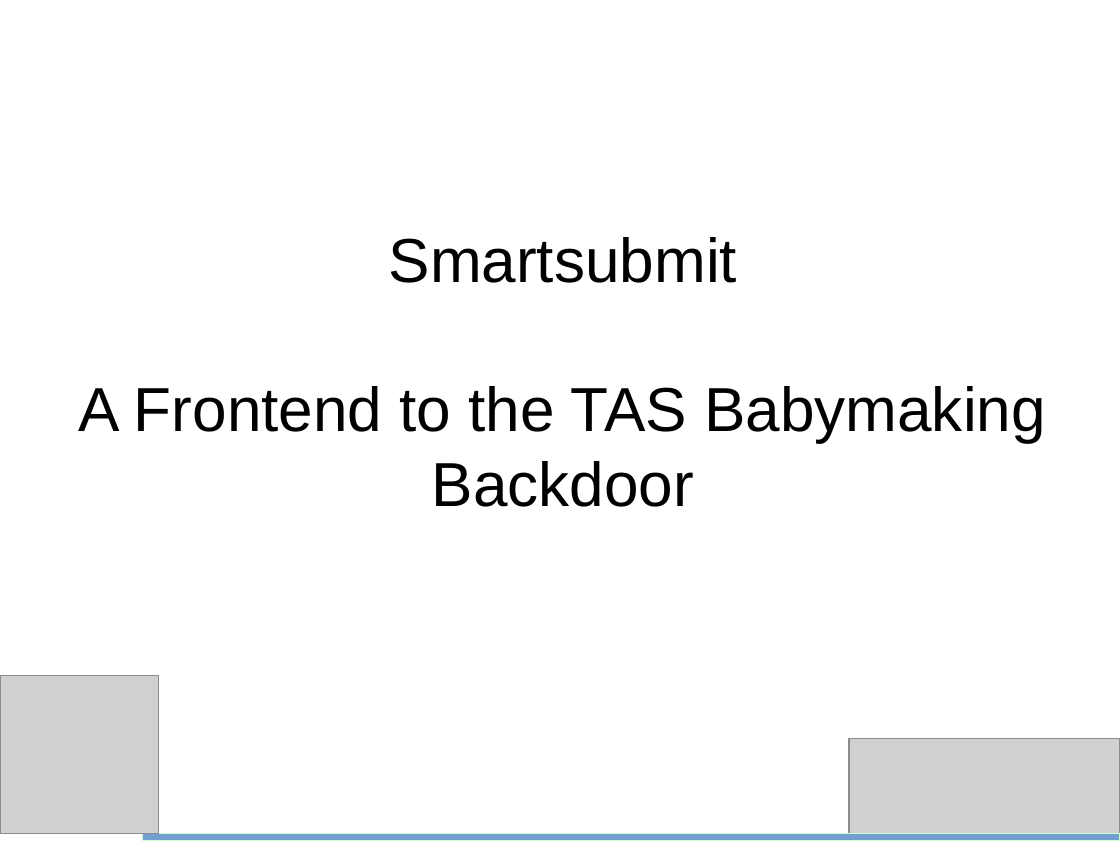
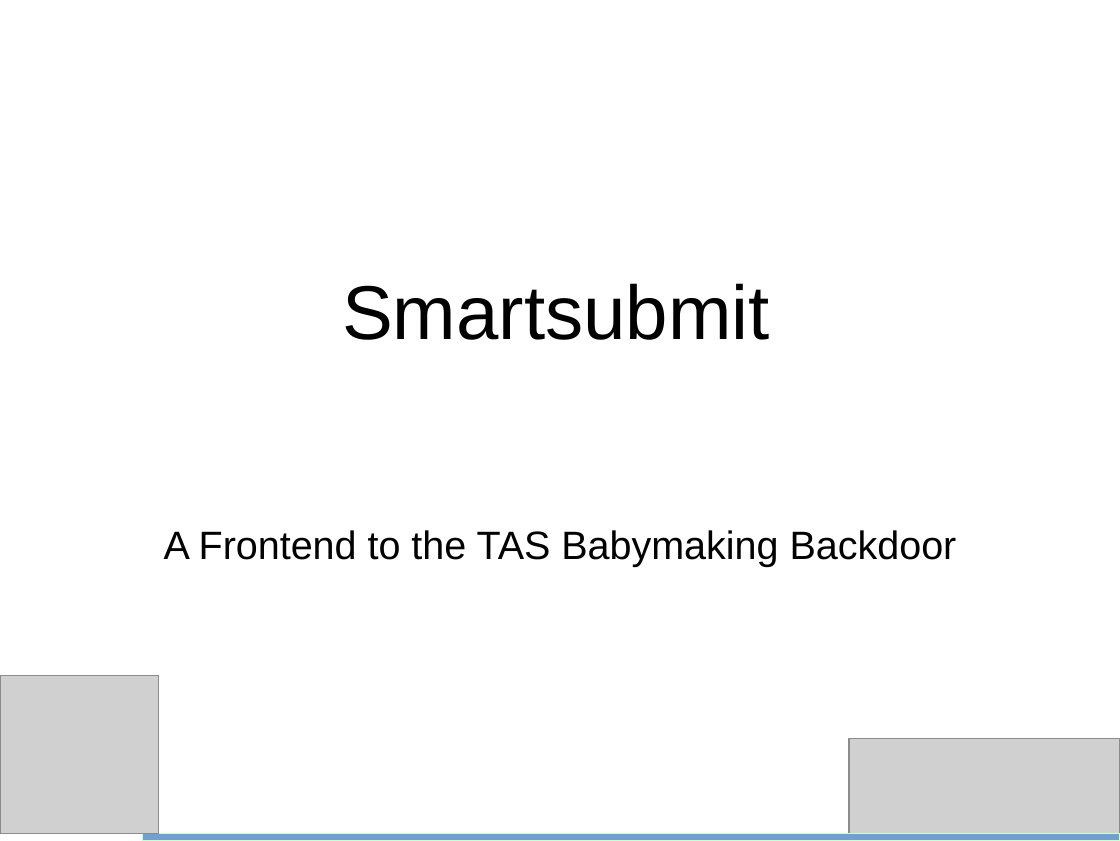
Before and after one commit to bth5032/smartsubmit, a slide deck: slide 1 of smartsubmit_intro.odp. Drawn at 1120x841 pixels with LibreOffice and Linux fonts; fonts in the diff are those of the drawing; grey boxes stand for pictures. Boxes give left, top, right and bottom in pixels: in the first picture for what was removed or moved away, otherwise in the second. Text is boxed around its words. In the diff, an @@ line names an element or a change of style, - is before the commit and + after.

```diff
--- a/smartsubmit_intro.odp
+++ b/smartsubmit_intro.odp
@@ text added at [342,283,770,340], 54 pt, text #000000 @@
+Smartsubmit
@@ title at [164,530,957,567]: text changed; size 44 to 28 pt @@
-Smartsubmit
-A Frontend to the TAS Babymaking Backdoor
+A Frontend to the TAS Babymaking Backdoor
```
Also in this commit, not shown: 1 other slide changed, 2 slides added, 1 slide removed, 1 other file.
